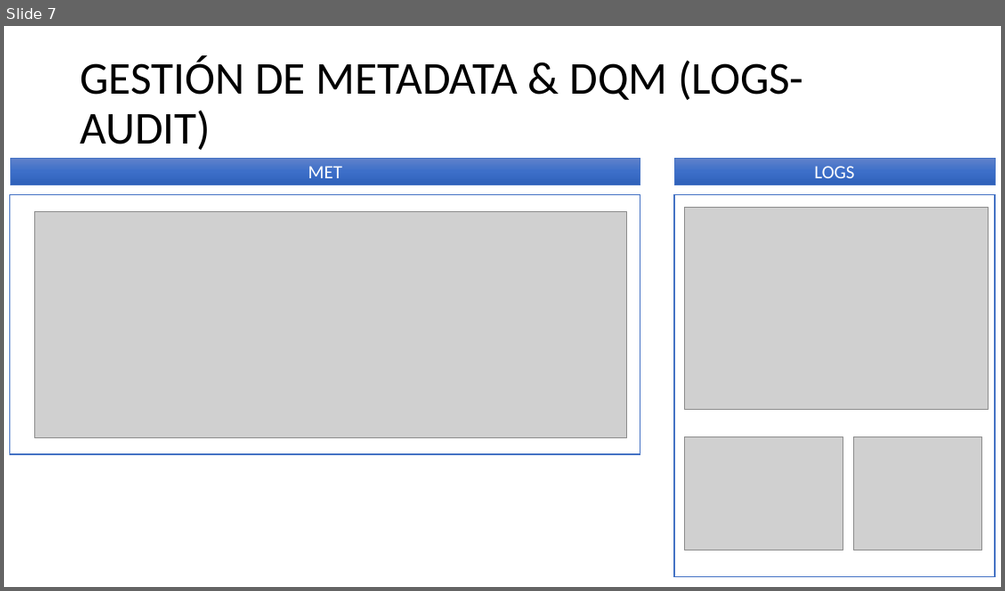
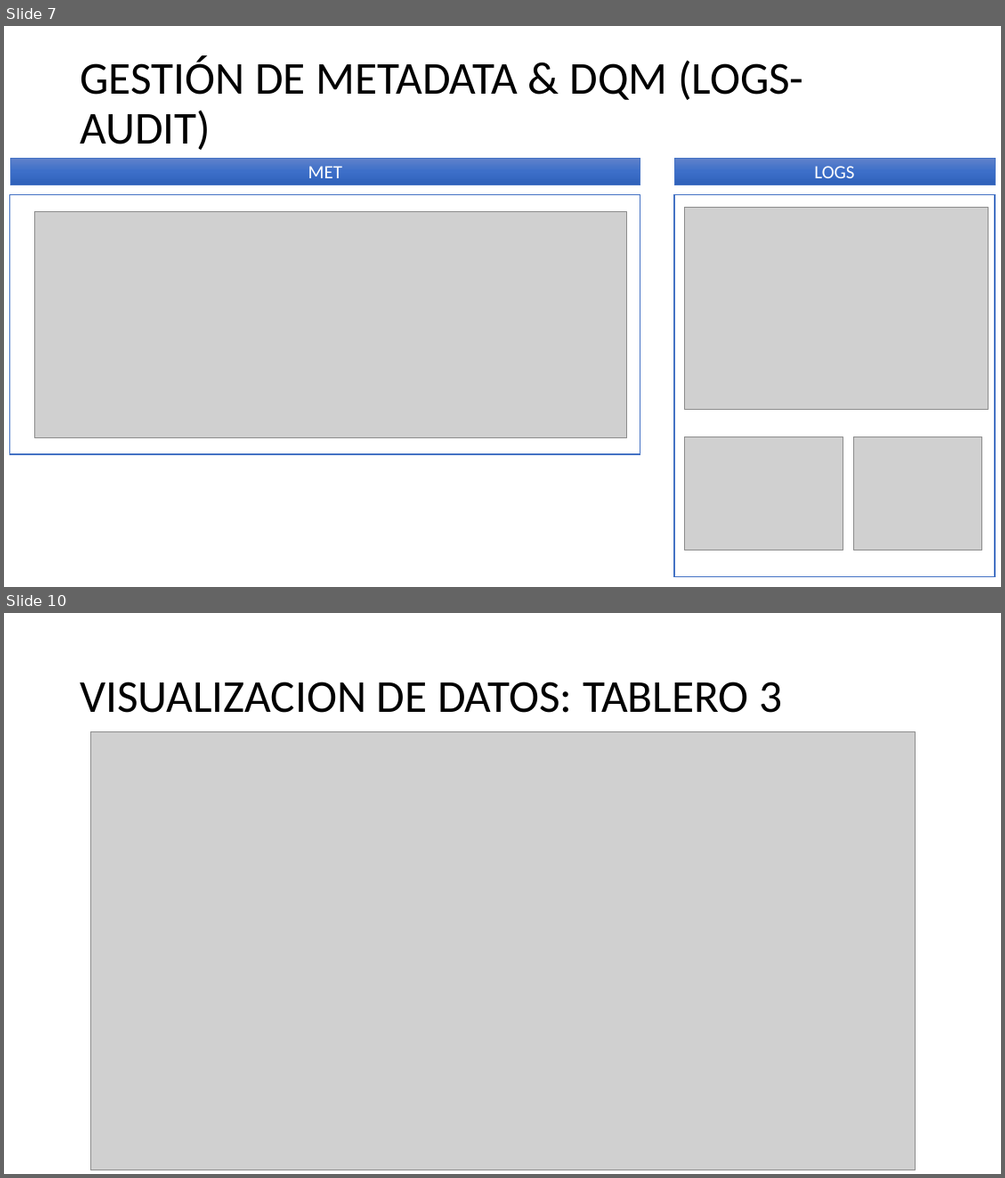
Before and after one commit to gallardo747/MCD_DWH_GALLARDO_FILIPUZZI, a slide deck: 5-PRESENTACION PPT/DWH_FILIPUZZI_GALLARDO_2025.pptx. Shown one above the other, each under a label of ours: slide 7 before the commit, slides 7 and 10 after it; the slides between them are not shown. The pictures are 1005x591 and 1005x1178 pixels, drawn with LibreOffice and Linux fonts; fonts in the diff are those of the drawing; grey boxes stand for pictures. Boxes give left, top, right and bottom in pixels: in the first picture for what was removed or moved away, otherwise in the second. Text is boxed around its words. In the diff, an @@ line names an element or a change of style, - is before the commit and + after.

```diff
--- a/5-PRESENTACION PPT/DWH_FILIPUZZI_GALLARDO_2025.pptx
+++ b/5-PRESENTACION PPT/DWH_FILIPUZZI_GALLARDO_2025.pptx
@@ slide 10 added at bbox=[4, 613, 1001, 1174], background #FFFFFF @@
@@ title added at bbox=[80, 682, 782, 713], 44 pt, text #000000 @@
+VISUALIZACION DE DATOS: TABLERO 3
@@ picture added at bbox=[90, 732, 914, 1170] @@
```
Also in this commit, not shown: 2 other slides added, 32 other files.
